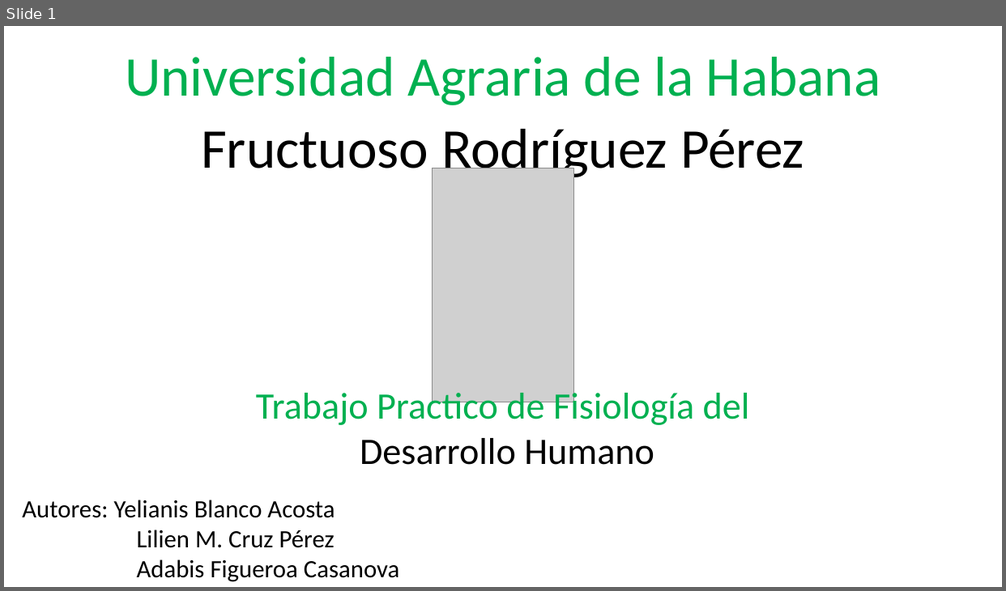
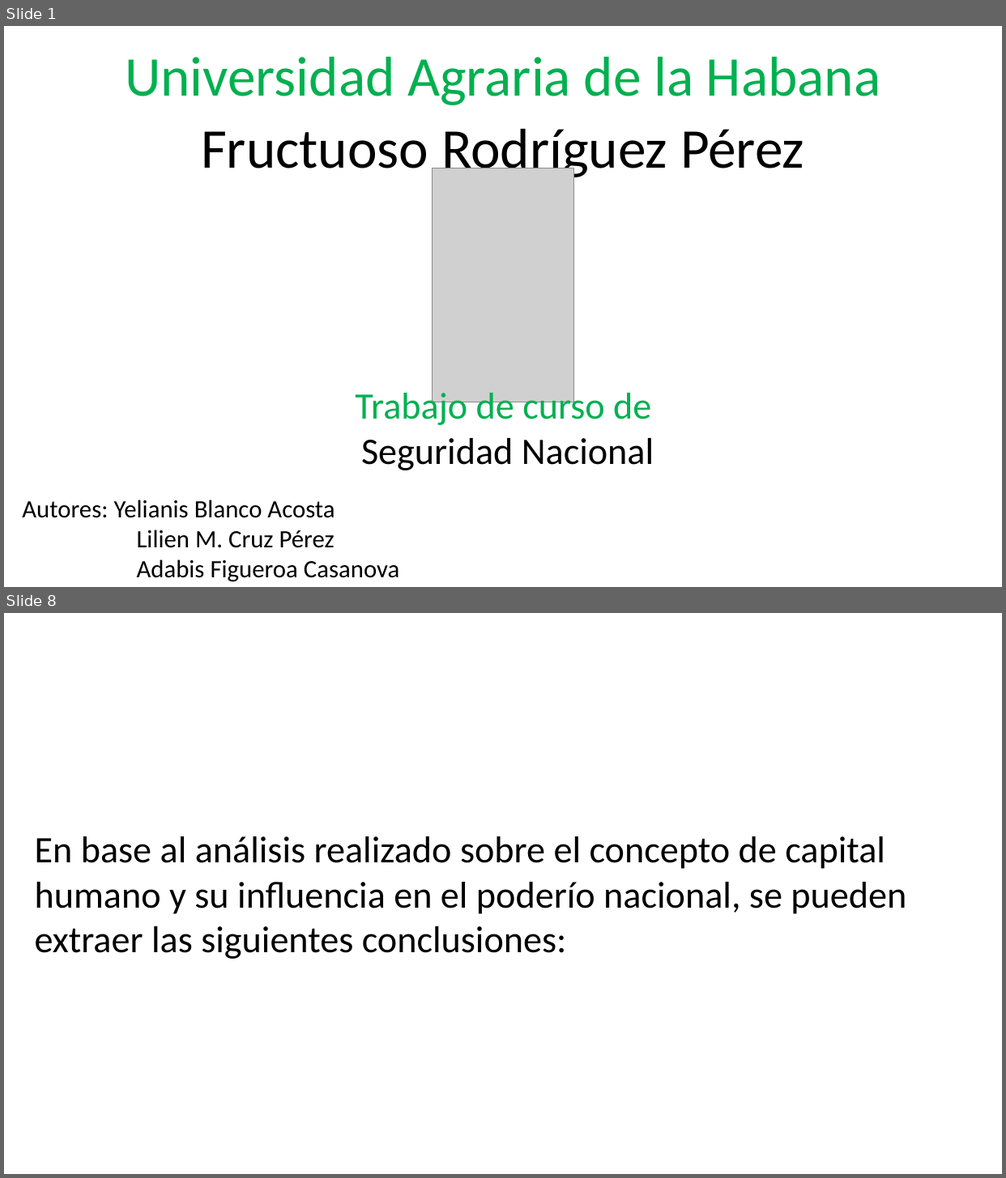
Before and after one commit to yeli120498/yeli120498, a slide deck: Ier Semestre/Seguridad Nacional/Presentacion de seguridad nacionañ.pptx. Shown one above the other, each under a label of ours: slide 1 before the commit, slides 1 and 8 after it; the slides between them are not shown. The pictures are 1006x591 and 1006x1178 pixels, drawn with LibreOffice and Linux fonts; fonts in the diff are those of the drawing; grey boxes stand for pictures. Boxes give left, top, right and bottom in pixels: in the first picture for what was removed or moved away, otherwise in the second. Text is boxed around its words. In the diff, an @@ line names an element or a change of style, - is before the commit and + after.

Commit message:
Presentacion y distribucion de la presentacion del trabajo de seguridad nacional

```diff
--- a/Ier Semestre/Seguridad Nacional/Presentacion de seguridad nacionañ.pptx
+++ b/Ier Semestre/Seguridad Nacional/Presentacion de seguridad nacionañ.pptx
@@ slide 8 added at (4, 613, 1002, 1174), background #FFFFFF @@
@@ text added at (35, 837, 906, 959), 36 pt, text #000000 @@
+En base al análisis realizado sobre el concepto de capital humano y su influencia en el poderío nacional, se pueden extraer las siguientes conclusiones:
@@ slide 1 changed as well @@
@@ text at (355, 388, 654, 471): text changed; text colour #00B050 to #000000 @@
-Trabajo Practico de Fisiología del
-Desarrollo Humano
+Trabajo de curso de
+Seguridad Nacional
```
Also in this commit, not shown: 1 other slide changed, 6 other slides added, 12 slides removed, 1 other file.
